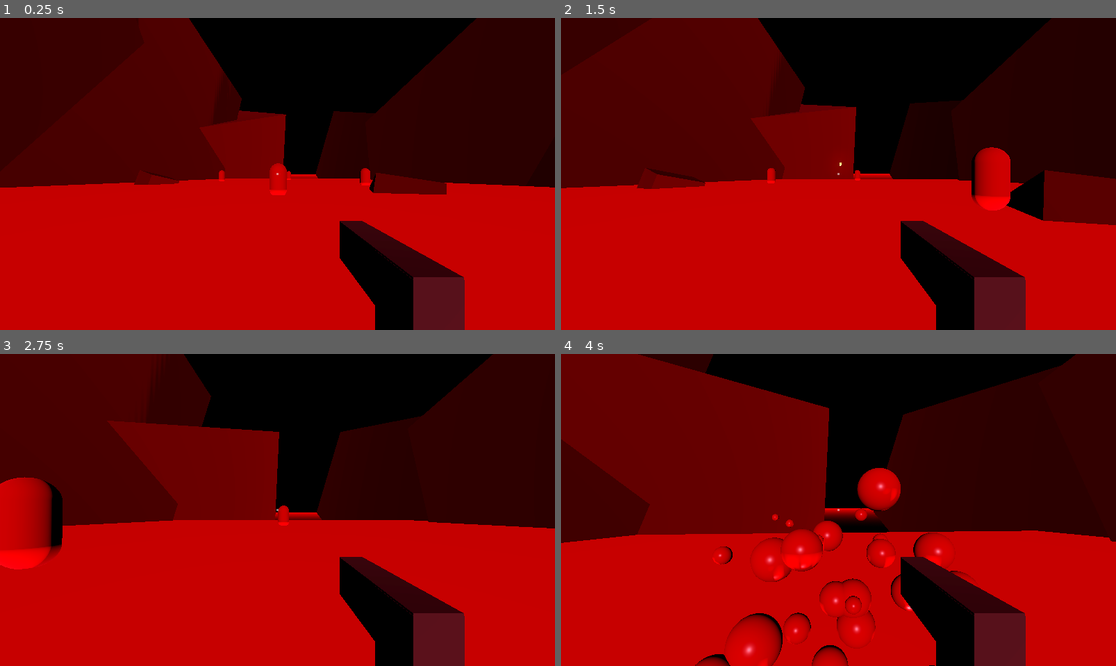
Above: before the commit, frames 1-4 (two rows, left to right).
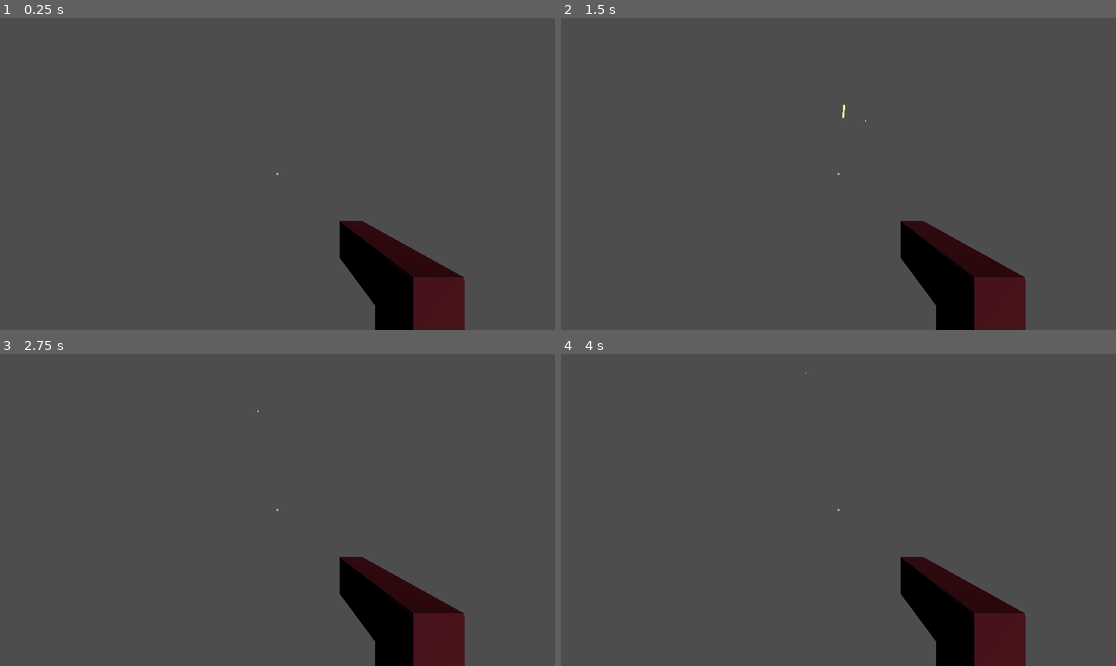
Above: after the commit, the same moments.

Repository: levidavidmurray/TheFinalMomentsOfJeffreyEpstein
Game: Godot game, scene res://scenes/Main.tscn
The game is run twice, just before and just after one commit, with the same random seed, the same clock (stepped at 60 frames per second) and the same inputs. Sound files missing from this copy of the repository are replaced by a short silence.
Inputs (mouse positions are in pixels of both pictures, inside the frame that each line leads up to):
- Up to frame 1 (0.25 s): no input
- Up to frame 2 (1.5 s): move the mouse to (866, 174) at 0.52 s; hold W (move_forward) from 0.53 s (still down); click (866, 174) at 0.6 s; tap Space (jump) at 0.77 s; move the mouse to (810, 174) at 1.27 s; click (810, 174) at 1.35 s
- Up to frame 3 (2.75 s): keep holding W (move_forward); tap Space (jump) at 1.52 s; move the mouse to (288, 503) at 2.02 s; click (288, 503) at 2.1 s
- Up to frame 4 (4 s): keep holding W (move_forward); move the mouse to (832, 516) at 2.77 s; click (832, 516) at 2.85 s; tap Space (jump) at 3.02, 3.77 s; move the mouse to (877, 513) at 3.52 s; click (877, 513) at 3.6 s

The runs differ from the first frame. In frame 1, 95% of the frame differs, in the area x 0-100%, y 0-100%; in frame 2, 95%; in frame 3, 95%; in frame 4, 95%.

Commit message:
Added Cell

Diff:
--- a/scenes/Main.tscn
+++ b/scenes/Main.tscn
@@ -1,28 +1,10 @@
-[gd_scene load_steps=10 format=3 uid="uid://cvalyhbmajro2"]
+[gd_scene load_steps=4 format=3 uid="uid://cvalyhbmajro2"]
 
 [ext_resource type="PackedScene" uid="uid://bb2xr3x6yrncg" path="res://scenes/Player.tscn" id="1_1o0h1"]
-[ext_resource type="Environment" uid="uid://xv4fq6ntnf7a" path="res://scenes/default_env.tres" id="1_3jqn5"]
-[ext_resource type="Material" uid="uid://do81qbv5o3b28" path="res://materials/mat_Blood.tres" id="2_is2d4"]
-[ext_resource type="PackedScene" uid="uid://dc8ul4wbvo0vs" path="res://scenes/Enemy.tscn" id="2_uiqrc"]
+[ext_resource type="PackedScene" uid="uid://cng40bfa57ohw" path="res://scenes/Cell.tscn" id="3_k83dm"]
 [ext_resource type="AudioStream" uid="uid://cmbdj15qdixwv" path="res://music/Metal Doomed Main.ogg" id="4_10rpk"]
 
-[sub_resource type="ConcavePolygonShape3D" id="ConcavePolygonShape3D_i0avu"]
-data = PackedVector3Array(50, 0, 50, -50, 0, 50, 50, 0, -50, -50, 0, 50, -50, 0, -50, 50, 0, -50)
-
-[sub_resource type="PlaneMesh" id="PlaneMesh_llbcy"]
-material = ExtResource("2_is2d4")
-size = Vector2(100, 100)
-
-[sub_resource type="StandardMaterial3D" id="StandardMaterial3D_2tvka"]
-albedo_color = Color(0.27451, 0.054902, 0.0156863, 1)
-
-[sub_resource type="BoxMesh" id="BoxMesh_40a16"]
-material = SubResource("StandardMaterial3D_2tvka")
-
 [node name="Main" type="Node3D"]
-
-[node name="WorldEnvironment" type="WorldEnvironment" parent="."]
-environment = ExtResource("1_3jqn5")
 
 [node name="DirectionalLight3D" type="DirectionalLight3D" parent="."]
 transform = Transform3D(1, 0, 0, 0, -4.37114e-08, -1, 0, 1, -4.37114e-08, 0, 0, 0)
@@ -30,85 +12,15 @@
 light_angular_distance = 0.25
 shadow_enabled = true
 
-[node name="World" type="Node3D" parent="."]
-
-[node name="StaticBody3D" type="StaticBody3D" parent="World"]
-
-[node name="CollisionShape3D2" type="CollisionShape3D" parent="World/StaticBody3D"]
-shape = SubResource("ConcavePolygonShape3D_i0avu")
-
-[node name="Blood" type="MeshInstance3D" parent="World"]
-transform = Transform3D(1, 0, 0, 0, 1, 0, 0, 0, 1, 0, 0.200001, 0)
-mesh = SubResource("PlaneMesh_llbcy")
-
-[node name="Rock" type="MeshInstance3D" parent="World"]
-transform = Transform3D(7.9822, 3.87482, -28.0286, 12.3142, 39.8611, 4.85331, 31.7535, -16.4325, 5.16369, 37.5107, -2.25333, -28.0988)
-mesh = SubResource("BoxMesh_40a16")
-
-[node name="Rock2" type="MeshInstance3D" parent="World"]
-transform = Transform3D(-9.55426, 11.801, -26.6712, 12.3142, 39.8611, 4.85332, 31.3164, -12.0739, -10.0455, 40.2551, -8.39502, 3.01545)
-mesh = SubResource("BoxMesh_40a16")
-
-[node name="Rock8" type="MeshInstance3D" parent="World"]
-transform = Transform3D(-0.928411, 0.586625, -3.48605, 1.1966, 1.98149, 0.634351, 3.04309, -0.600191, -1.31299, 8.31106, -0.420985, -13.7378)
-mesh = SubResource("BoxMesh_40a16")
-
-[node name="Rock11" type="MeshInstance3D" parent="World"]
-transform = Transform3D(1.05296, -1.90037, -1.33143, 3.21302, 0.529325, 0.810529, -0.349277, -0.859681, 3.44227, -14.4895, -0.420986, -24.1201)
-mesh = SubResource("BoxMesh_40a16")
-
-[node name="Rock12" type="MeshInstance3D" parent="World"]
-transform = Transform3D(1.93458, -2.01075, 1.73836, 2.63947, 1.51976, -0.907872, -0.155172, 0.782543, 6.2299, -11.2695, -1.33823, -1.09047)
-mesh = SubResource("BoxMesh_40a16")
-
-[node name="Rock3" type="MeshInstance3D" parent="World"]
-transform = Transform3D(-41.0384, -14.9324, -3.3542, -14.0935, 39.9598, -6.69849, 7.2752, -6.82151, -31.8968, 37.8011, 0.905927, 25.4965)
-mesh = SubResource("BoxMesh_40a16")
-
-[node name="Rock4" type="MeshInstance3D" parent="World"]
-transform = Transform3D(-46.2176, -8.12911, -4.45527, -4.68938, 63.1955, -5.35518, 7.78893, -10.1888, -29.6606, -2.1878, -8.39502, 27.5334)
-mesh = SubResource("BoxMesh_40a16")
-
-[node name="Rock5" type="MeshInstance3D" parent="World"]
-transform = Transform3D(-35.9405, 24.1319, -6.29656, 15.3251, 61.0839, -2.46178, 6.55096, -10.5025, -28.7858, -49.2405, -8.39502, 27.5334)
-mesh = SubResource("BoxMesh_40a16")
-
-[node name="Rock6" type="MeshInstance3D" parent="World"]
-transform = Transform3D(-14.0914, 24.142, 26.1902, -10.9535, 76.3844, -10.4801, -42.1737, -27.9053, -6.02891, -38.7012, -8.39502, 4.49809)
-mesh = SubResource("BoxMesh_40a16")
-
-[node name="Rock7" type="MeshInstance3D" parent="World"]
-transform = Transform3D(13.0304, 11.9714, 24.8053, -15.3492, 78.3883, -1.25674, -42.5148, -24.6315, 8.05634, -34.892, -8.39502, -27.437)
-mesh = SubResource("BoxMesh_40a16")
-
-[node name="Rock10" type="MeshInstance3D" parent="World"]
-transform = Transform3D(-1.03767, 61.3573, 21.3413, -27.0409, 41.5529, -4.6932, -10.5647, -112.383, 9.91631, -38.7372, -8.39502, -29.6634)
-mesh = SubResource("BoxMesh_40a16")
-
-[node name="Rock9" type="MeshInstance3D" parent="World"]
-transform = Transform3D(-6.19168, -3.2133, 23.4377, -27.0409, 41.5529, -4.6932, -8.62279, -128.002, -2.11191, 34.3234, -8.3247, -28.4778)
-mesh = SubResource("BoxMesh_40a16")
-
 [node name="Player" parent="." instance=ExtResource("1_1o0h1")]
+transform = Transform3D(1, 0, 0, 0, 1, 0, 0, 0, 1, 0, 3.41694, 0)
 speed = 10.0
 acceleration = 50.0
-
-[node name="Enemy" parent="." instance=ExtResource("2_uiqrc")]
-transform = Transform3D(1, 0, 0, 0, 1, 0, 0, 0, 1, 0.0520911, 0, -13.3284)
-
-[node name="Enemy2" parent="." instance=ExtResource("2_uiqrc")]
-transform = Transform3D(1, 0, 0, 0, 1, 0, 0, 0, 1, 9.80601, 0, -22.7405)
-
-[node name="Enemy3" parent="." instance=ExtResource("2_uiqrc")]
-transform = Transform3D(1, 0, 0, 0, 1, 0, 0, 0, 1, -9.19926, 0, -33.6361)
-
-[node name="Enemy4" parent="." instance=ExtResource("2_uiqrc")]
-transform = Transform3D(1, 0, 0, 0, 1, 0, 0, 0, 1, 2.3938, 0, -43.1568)
-
-[node name="Enemy5" parent="." instance=ExtResource("2_uiqrc")]
-transform = Transform3D(1, 0, 0, 0, 1, 0, 0, 0, 1, 19.2464, 0, 0.845699)
 
 [node name="MusicPlayer" type="AudioStreamPlayer" parent="."]
 stream = ExtResource("4_10rpk")
 autoplay = true
 bus = &"Music"
+
+[node name="epsteincell" parent="." instance=ExtResource("3_k83dm")]
+transform = Transform3D(0.2, 0, 0, 0, 0.2, 0, 0, 0, 0.2, 0, 2.91894, 0)
--- a/scenes/Player.tscn
+++ b/scenes/Player.tscn
@@ -151,6 +151,23 @@
 mouse_filter = 2
 color = Color(1, 1, 1, 0.513726)
 
+[node name="CenterContainer" type="CenterContainer" parent="CanvasLayer"]
+anchors_preset = 8
+anchor_left = 0.5
+anchor_top = 0.5
+anchor_right = 0.5
+anchor_bottom = 0.5
+offset_left = -94.0
+offset_top = -20.0
+offset_right = 94.0
+offset_bottom = 20.0
+grow_horizontal = 2
+grow_vertical = 2
+
+[node name="RichTextLabel" type="RichTextLabel" parent="CanvasLayer/CenterContainer"]
+layout_mode = 2
+text = "Hello World"
+
 [node name="SFX_Footstep" type="AudioStreamPlayer3D" parent="."]
 transform = Transform3D(1, 0, 0, 0, 1, 0, 0, 0, 1, 0, -1.16573, 0)
 volume_db = -22.0
